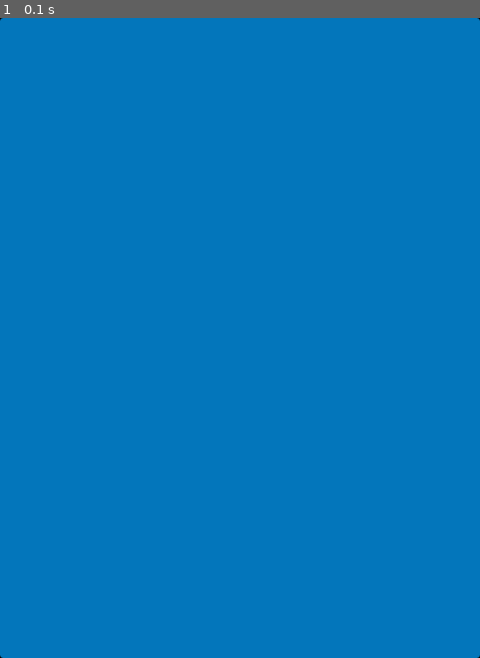
Above: before the commit, frame 1.
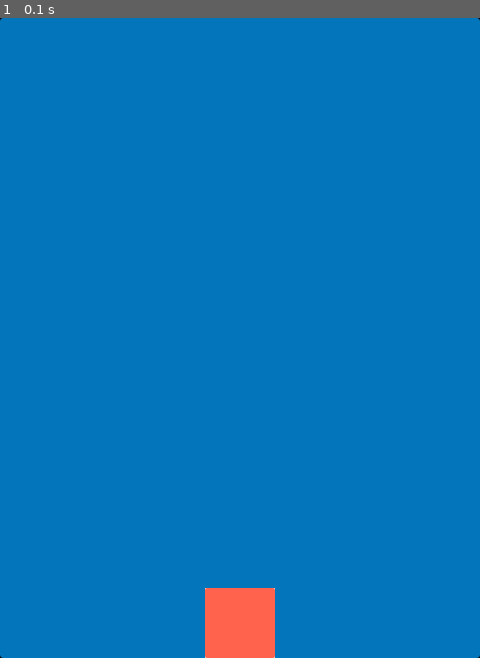
Above: after the commit, the same moment.

Repository: dbunk903/pythonGame1
Game: pygame game, started from pygame_basic/3_main_sprite.py
Same seed, same stepped clock (60 frames per second), same inputs: the game is played once before the commit and once after it.
Inputs:
- Up to frame 1 (0.1 s): no input

The runs differ from the first frame. In frame 1, 1.6% of the frame differs, in the area x 42-58%, y 89-100%.

Commit message:
Character Creation and Set Initial Position

Diff:
--- a/pygame_basic/3_main_sprite.py
+++ b/pygame_basic/3_main_sprite.py
@@ -14,6 +14,13 @@
 # 배경 이미지 불러오기
 background = pygame.image.load('/Users/jeroz/Library/Mobile Documents/com~apple~CloudDocs/Documents/AllCode/NaDo/pythonGame/pygame_basic/pythonGameBackground.png')
 
+# 캐릭터(Sprite) 불러오기
+character = pygame.image.load('/Users/jeroz/Library/Mobile Documents/com~apple~CloudDocs/Documents/AllCode/NaDo/pythonGame/pygame_basic/character.png')
+character_size = character.get_rect().size #가로,세로 크기를 (이미지의) 크기를 구해옴옴
+character_width = character_size[0]
+character_height = character_size[1]
+character_x_pos = screen_width / 2 - character_width / 2 # 화면 가로의 절반 크기에 위치
+character_y_pos = screen_height - character_height # 세로 크기 가장 아래에
 # 이벤트 루프
 running = True # 게임이 진행중인가?
 while running:
@@ -21,8 +28,11 @@
         if event.type == pygame.QUIT: # 창이 닫히는 이벤트가 발생하였는가?
             running = False # 게임이 진행중 아님...
     screen.blit(background, (0,0)) # 배경 그리기
+
+    screen.blit(character, (character_x_pos,character_y_pos))
     # screen.fill((0,0,255)) 수동을 채울 수도 있다.
     pygame.display.update() # 게임 화면을 다시 그리기
 
+
 # pygame 종료
 pygame.quit()
